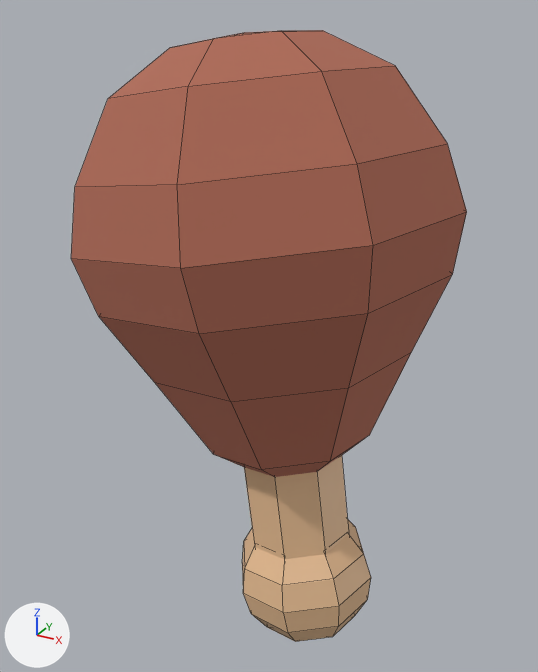
Renders of the Blender file Assets/Models_Blender/Chicken.blend from each side of a commit.
Rendered twice from a camera (50 mm lens) standing at (0.361, -0.653, 0.211) and looking at (-0.003, 0.01, -0.12). Every picture has the same lights, and +X, +Y and +Z are marked at lower left. The first picture is the older version. Mesh edges are drawn as thin lines.

The older version as bpy lines, for what is in view:
```python
me_sphere = bpy.data.meshes.new('Sphere')
me_sphere.from_pydata(...)  # 132 vertices, 138 faces; spans x -1.0..1.0, y -1.0..1.0, z -0.96..2.42
# faces by material slot: [64, 74]
me_sphere.materials.append(mat_material_001)  # orange #b6715c
me_sphere.materials.append(mat_material_002)  # beige #e7bd92
# before: 0 (0.0, 0.0, 1.48), 7 (0.32, 0.32, 1.12) at pixel (330, 461), 14 (0.46, 0.0, 1.12) at pixel (369, 434), 21 (0.32, -0.32, 1.12), 28 (0.0, -0.46, 1.12)
# before: 35 (-0.32, -0.32, 1.12), 42 (-0.46, 0.0, 1.12), 49 (-0.32, 0.32, 1.12) at pixel (213, 454), 56 (0.0, 0.46, 1.12) at pixel (261, 469)
ob_meat = bpy.data.objects.new('Meat', me_sphere)
ob_meat.location = (0.0, 0.0, 0.0)
ob_meat.rotation_euler = (-3.215, -0.142, 0.174)  # degrees (-184, -8.1, 10)
ob_meat.scale = (0.2, 0.2, 0.2)
```
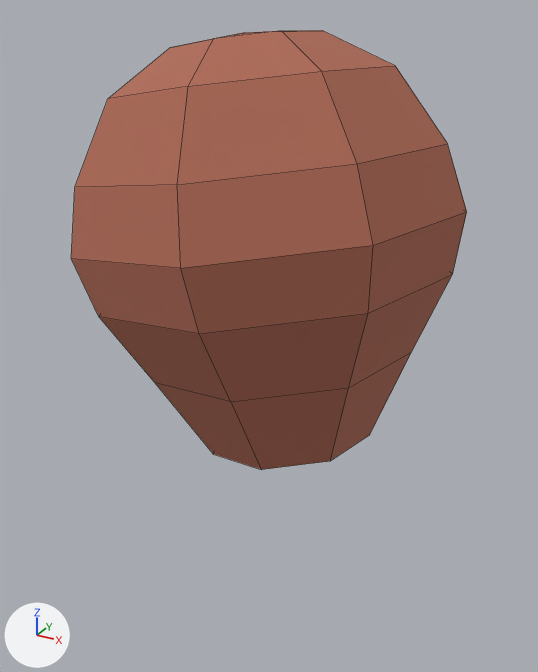
Pixel boxes [x1, y1, x2, y2] of what changed, in the pictures (538 x 672 px):
'Meat', reshaped (28% shorter)
    before: [71, 30, 467, 642]
    after: [71, 30, 467, 470]
part 1 of me_sphere, deleted (beige)
    before: [242, 520, 371, 642]
part 2 of me_sphere, deleted (beige)
    before: [244, 455, 349, 559]
part 3 of me_sphere, deleted
    before: [216, 438, 365, 477]

Edits to the bpy script that builds the scene:
```text
Change me_sphere:
    used by ob_meat; location = (0.0, 0.0, 0.0); rotation_euler = (-3.215, -0.142, 0.174), in degrees (-184, -8.1, 10); scale = (0.2, 0.2, 0.2)
    verts and faces of me_sphere; kept vertices keep their numbers, new ones are numbered from 132
    remove me_sphere.from_pydata(...)  # 132 vertices, 138 faces; spans x -1.0..1.0, y -1.0..1.0, z -0.96..2.42
    add me_sphere.from_pydata(...)  # 57 vertices, 56 faces; spans x -1.0..1.0, y -1.0..1.0, z -0.96..1.12
    me_sphere part 1: the loose piece of 58 vertices spanning x -0.4..0.4, y -0.4..0.4, z 1.62..2.42 is deleted
    me_sphere part 2: the loose piece of 16 vertices spanning x -0.29..0.29, y -0.29..0.29, z 0.46..1.93 is deleted
    me_sphere part 3
    add delete_vertices([0])  # with the faces that use them
    remove me_sphere.materials.append(mat_material_002)  # beige #e7bd92
```
